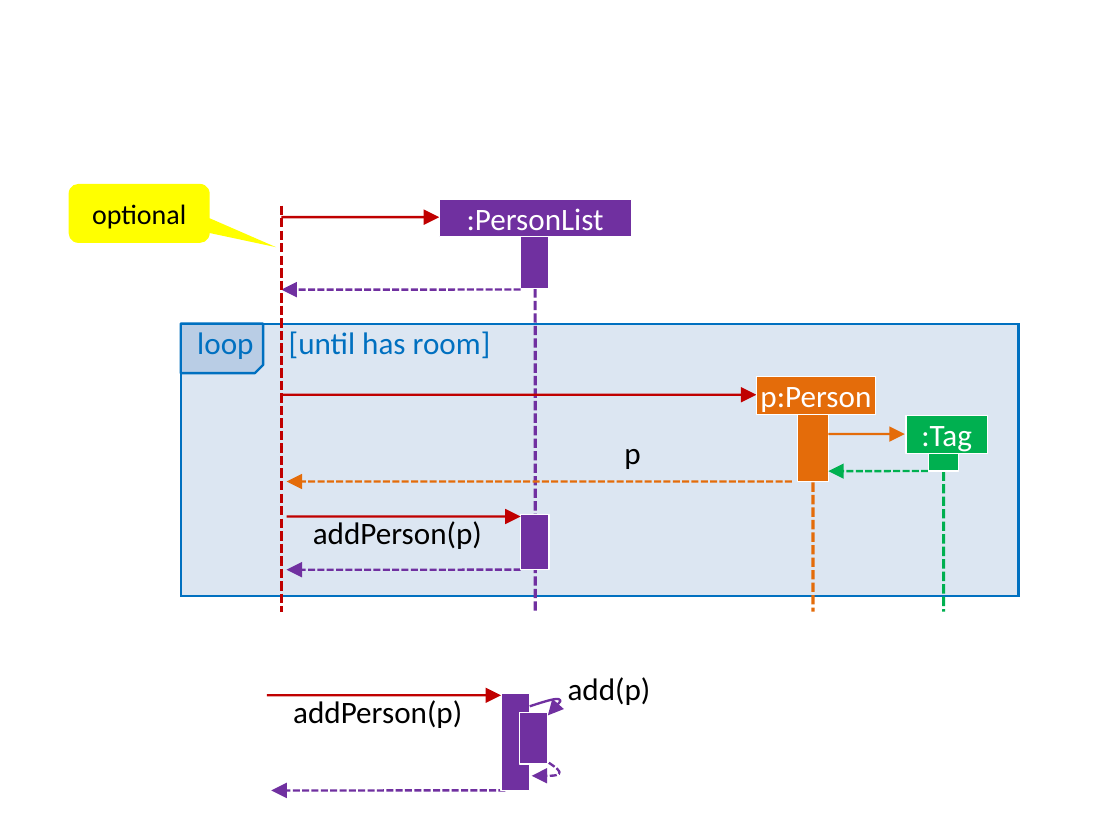
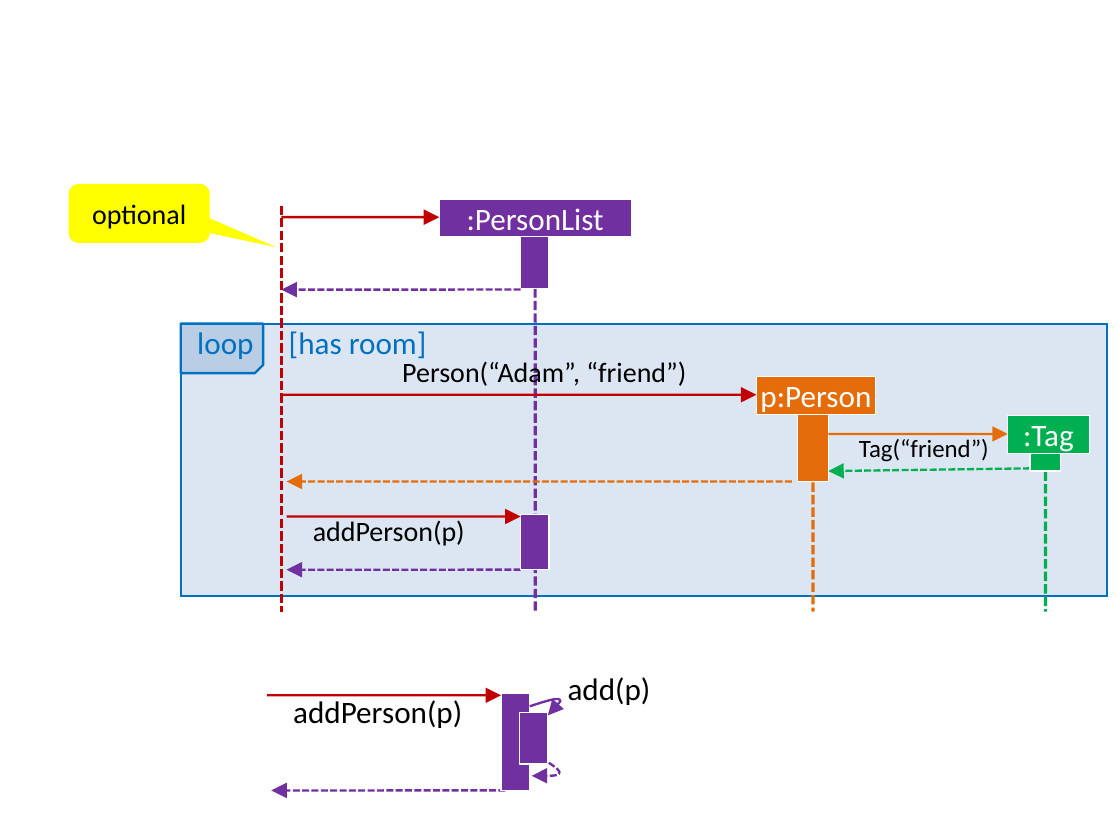
Before and after one commit to se-edu/se-book, a slide deck: slide 1 of diagrams/modelling/modellingBehaviours/sequenceDiagramsBasic/PersonEtc.pptx. Drawn at 1120x840 pixels with LibreOffice and Linux fonts; fonts in the diff are those of the drawing. Boxes give left, top, right and bottom in pixels: in the first picture for what was removed or moved away, otherwise in the second. Text is boxed around its words. In the diff, an @@ line names an element or a change of style, - is before the commit and + after.

```diff
--- a/diagrams/modelling/modellingBehaviours/sequenceDiagramsBasic/PersonEtc.pptx
+++ b/diagrams/modelling/modellingBehaviours/sequenceDiagramsBasic/PersonEtc.pptx
@@ rectangle: place and size @@
-rectangle at <box>180,324,1018,596</box>
+rectangle at <box>180,324,1107,596</box>
@@ text at <box>197,331,427,359</box>: text changed @@
-loop [until has room]
+loop [has room]
@@ text added at <box>402,359,686,389</box>, 18 pt, text #000000 @@
+Person(“Adam”, “friend”)
@@ text removed at <box>624,449,640,469</box> @@
-p
@@ arrow moved from (829, 433) - (905, 435) to (829, 433) - (1008, 433) @@
@@ text added at <box>859,439,989,462</box>, 16 pt, text #000000 @@
+Tag(“friend”)
@@ arrow moved from (928, 472) - (829, 472) to (1030, 468) - (829, 472) @@
@@ 2 rectangles, 1 line: place and size @@
-2 rectangles, 1 line at <box>906,416,988,612</box>
+2 rectangles, 1 line at <box>1008,416,1090,612</box>
@@ text "addPerson(p)" at <box>313,520,465,546</box>: size 20 to 18 pt; less space between paragraphs @@
```
Also in this commit, not shown: 1 other file.
